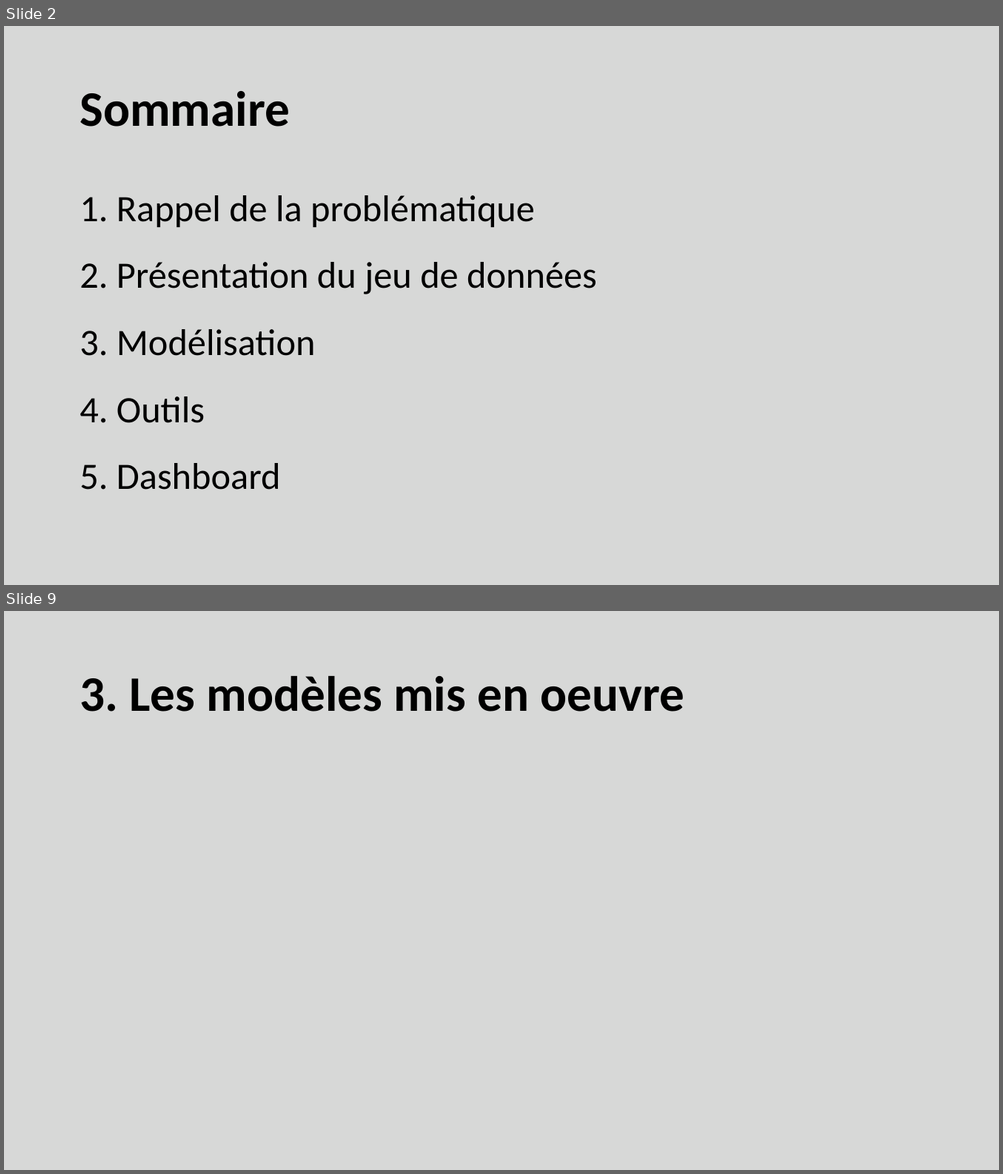
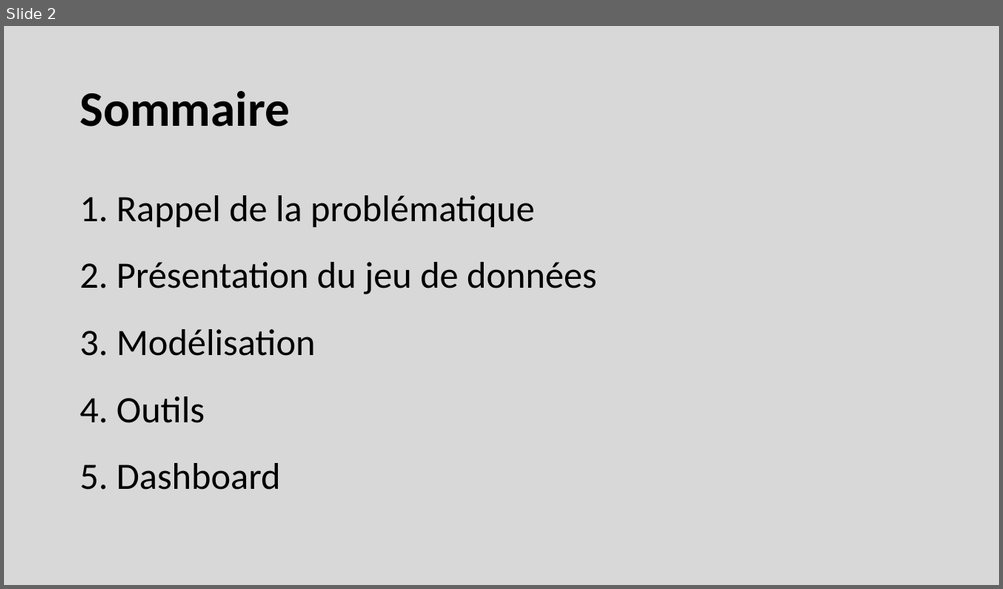
Before and after one commit to pbonte92/P7_Paul_Bonte, a slide deck: Paul_Bonte_P7_03_Présentation.pptx. Shown one above the other, each under a label of ours: slides 2 and 9 before the commit, slide 2 after it; the slides between them are not shown. The pictures are 1003x1174 and 1003x589 pixels, drawn with LibreOffice and Linux fonts; fonts in the diff are those of the drawing. Boxes give left, top, right and bottom in pixels: in the first picture for what was removed or moved away, otherwise in the second. Text is boxed around its words. In the diff, an @@ line names an element or a change of style, - is before the commit and + after.

```diff
--- a/Paul_Bonte_P7_03_Présentation.pptx
+++ b/Paul_Bonte_P7_03_Présentation.pptx
@@ slide 9 removed at [4, 611, 999, 1170], background #FFFFFF @@
@@ rectangle removed at [4, 611, 999, 1170] @@
@@ title removed at [79, 676, 684, 712] @@
-3. Les modèles mis en oeuvre
```
Also in this commit, not shown: 5 slides changed, 12 slides added, 1 other slide removed, 7 other files.
